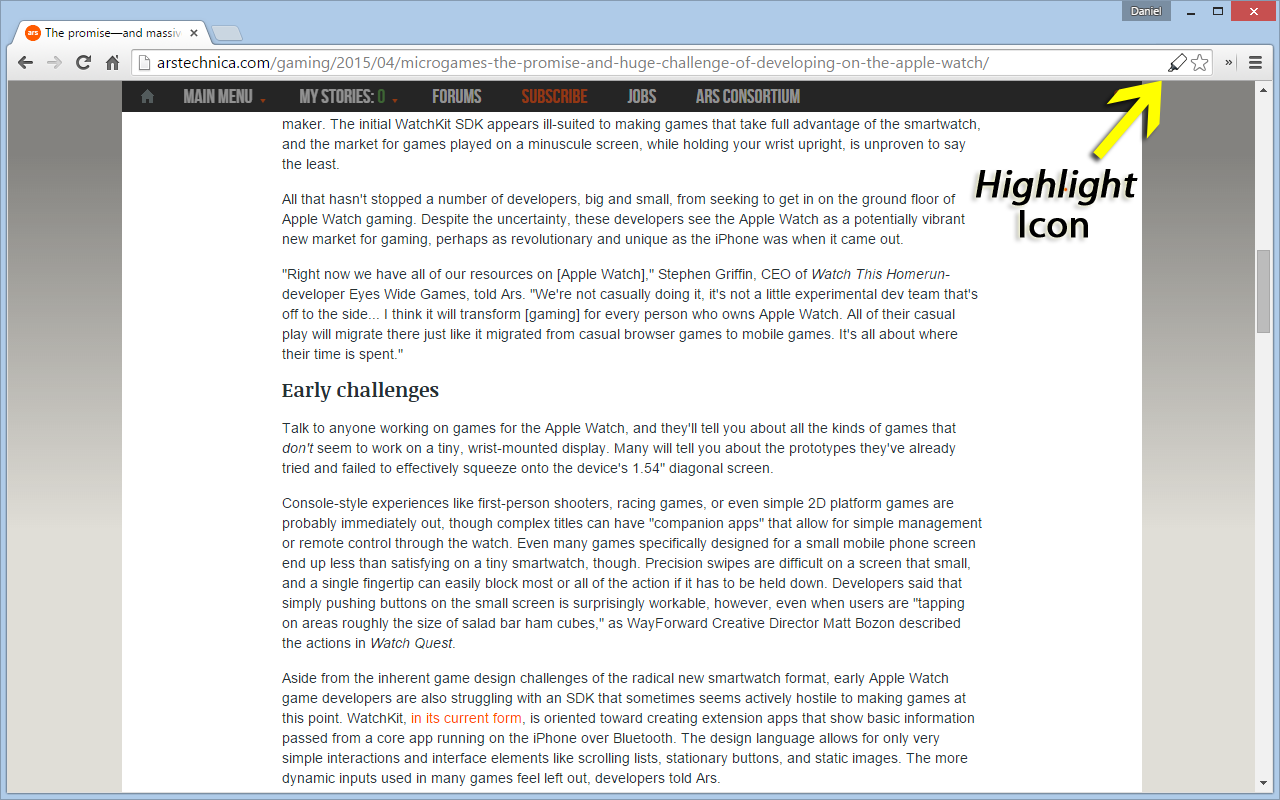
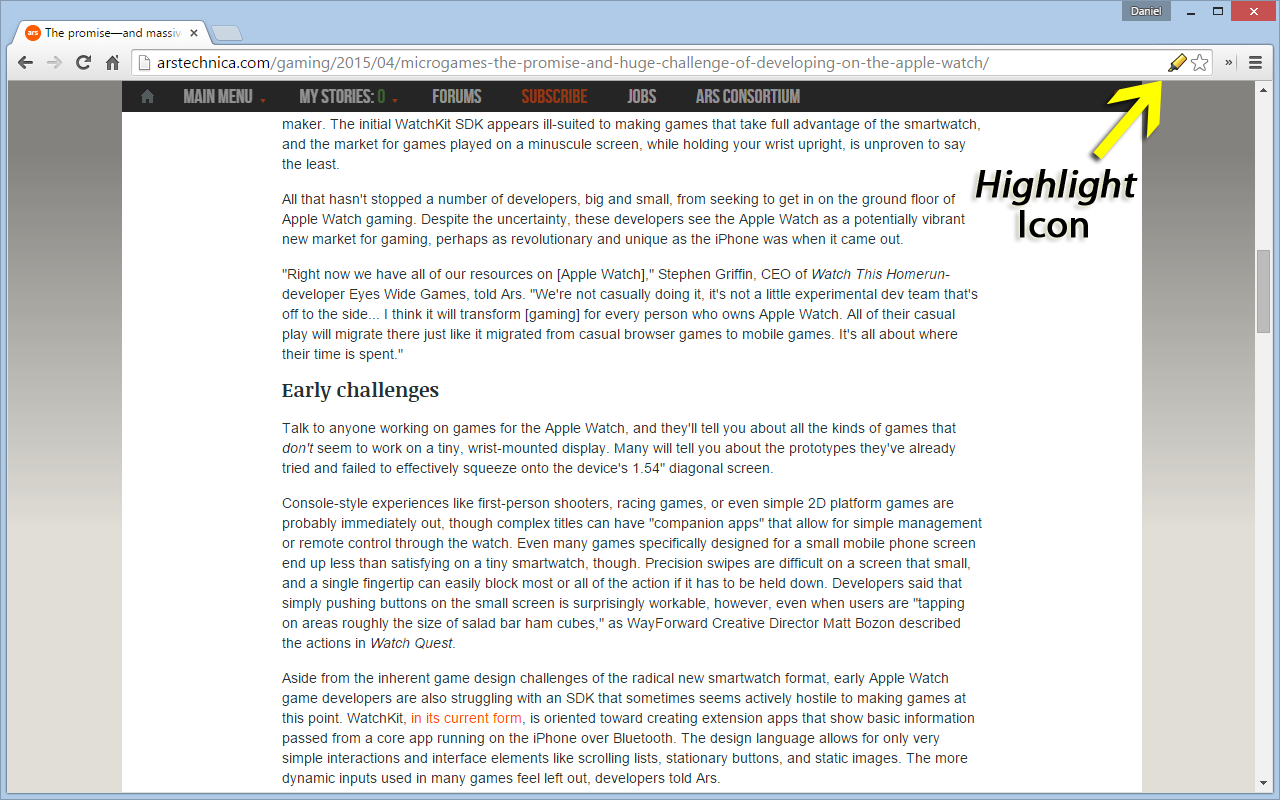
The second 1280 x 800 image is a revision of the first. Changes to its layers:
painted on "Background" over [left=1063, top=54, right=1187, bottom=192]
